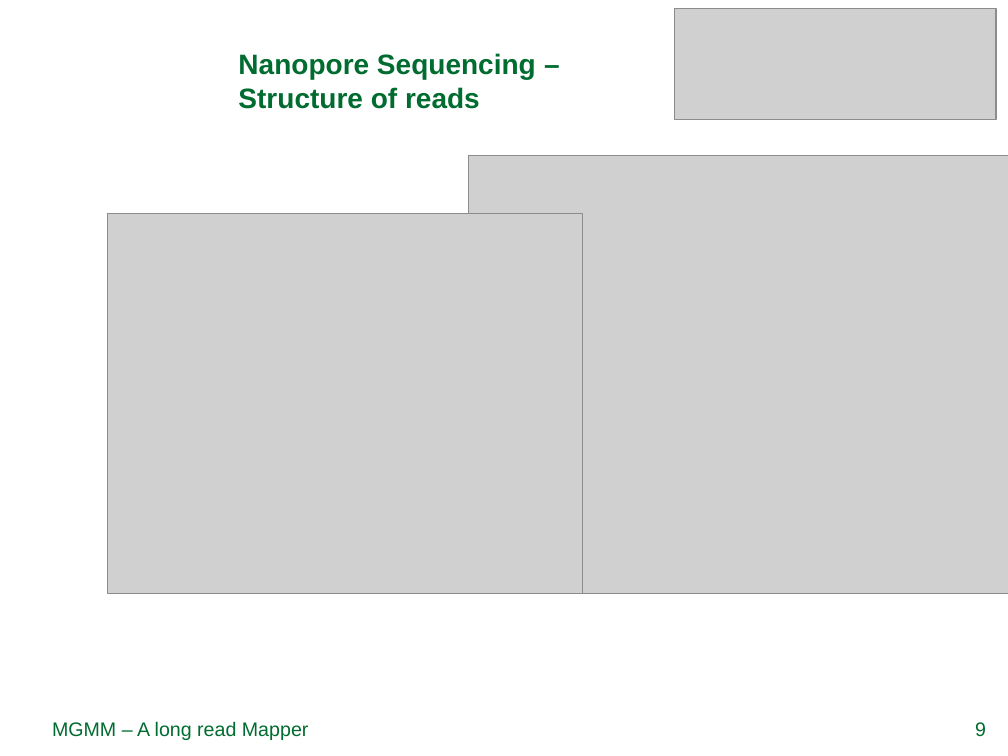
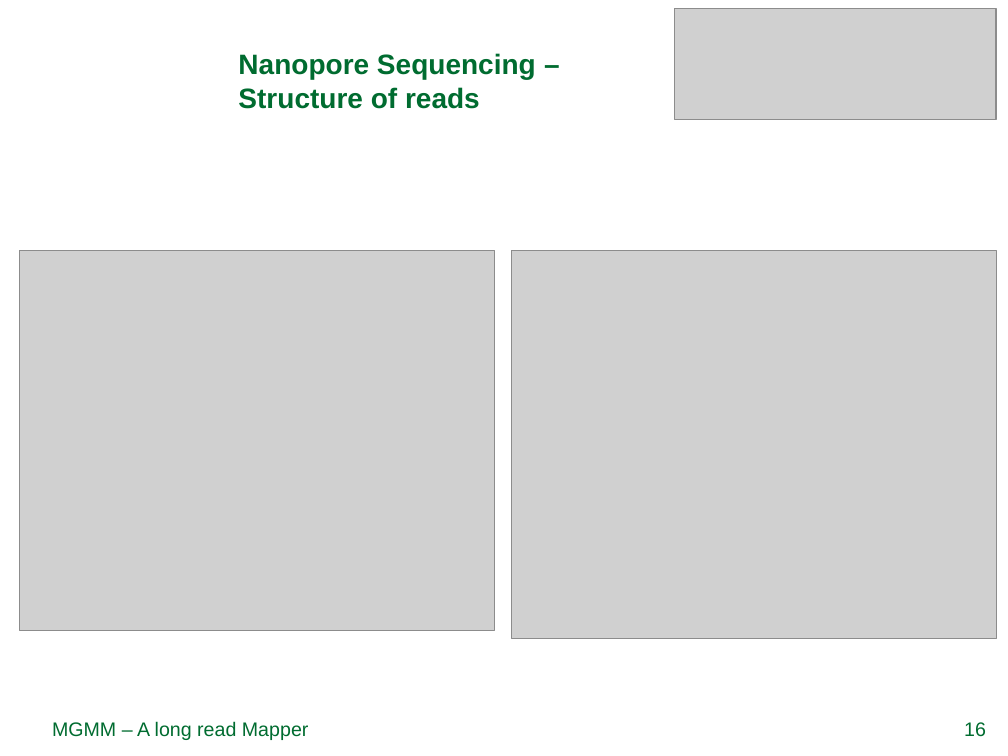
Before and after one commit to rfechtner/minions, a slide deck: slide 16 of Präsentation.pptx (slide 9 before the commit). Drawn at 1008x756 pixels with LibreOffice and Linux fonts; fonts in the diff are those of the drawing; grey boxes stand for pictures; background and template pictures are left out. Boxes give left, top, right and bottom in pixels: in the first picture for what was removed or moved away, otherwise in the second. Text is boxed around its words. In the diff, an @@ line names an element or a change of style, - is before the commit and + after.

```diff
--- a/Präsentation.pptx
+++ b/Präsentation.pptx
@@ picture: place and size @@
-picture at (107, 214, 582, 594)
+picture at (20, 250, 495, 630)
@@ picture: place and size @@
-picture at (468, 156, 1008, 594)
+picture at (511, 250, 996, 638)
@@ page number at (964, 722, 986, 737): text changed @@
-9
+16
```
Also in this commit, not shown: 7 other slides changed, 7 slides added, 1 slide removed.
